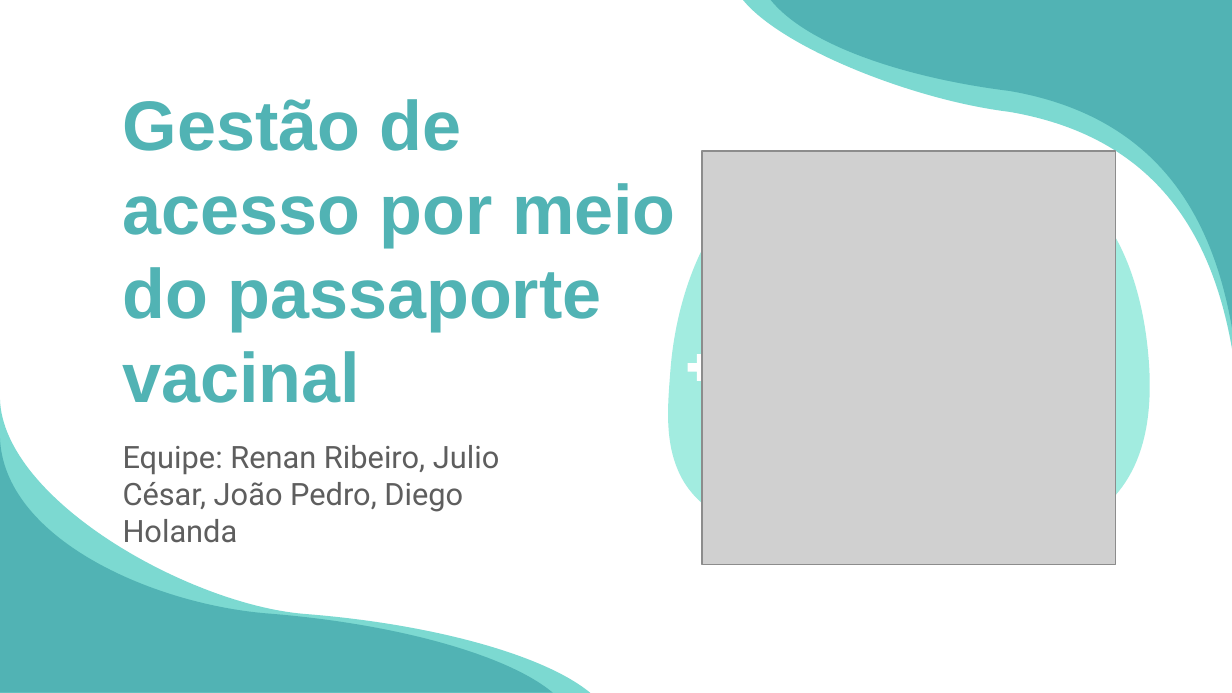
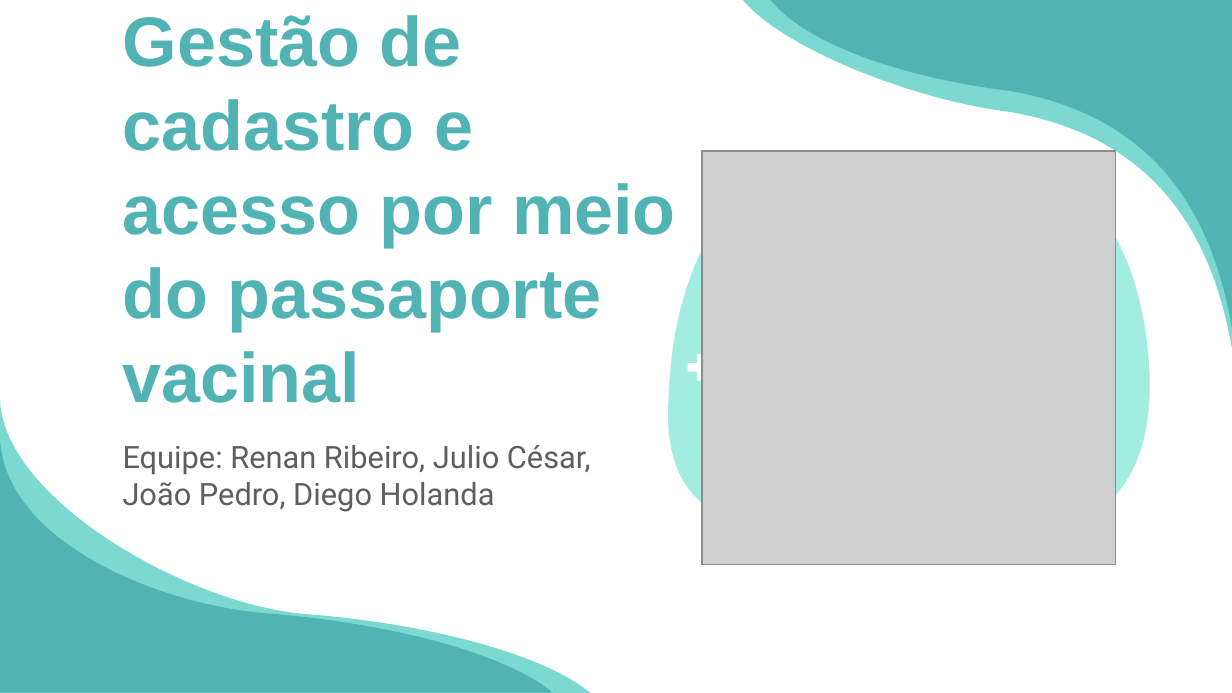
Before and after one commit to JulioCTavares/gestao-de-acesso, a slide deck: slide 1 of SGE/Kickoff/Vaccination Thesis Defense by Slidesgo.pptx. Drawn at 1232x693 pixels with LibreOffice and Linux fonts; fonts in the diff are those of the drawing; grey boxes stand for pictures. Boxes give left, top, right and bottom in pixels: in the first picture for what was removed or moved away, otherwise in the second. Text is boxed around its words. In the diff, an @@ line names an element or a change of style, - is before the commit and + after.

```diff
--- a/SGE/Kickoff/Vaccination Thesis Defense by Slidesgo.pptx
+++ b/SGE/Kickoff/Vaccination Thesis Defense by Slidesgo.pptx
@@ title at (123,15,676,403): text changed @@
-Gestão de acesso por meio do passaporte vacinal
+Gestão de cadastro e acesso por meio do passaporte vacinal
@@ subtitle "Equipe: Renan Ribeiro, Julio César, ..." rewrapped from (123,445,499,550) to (123,445,591,512) @@
```
Also in this commit, not shown: 5 other slides changed.
